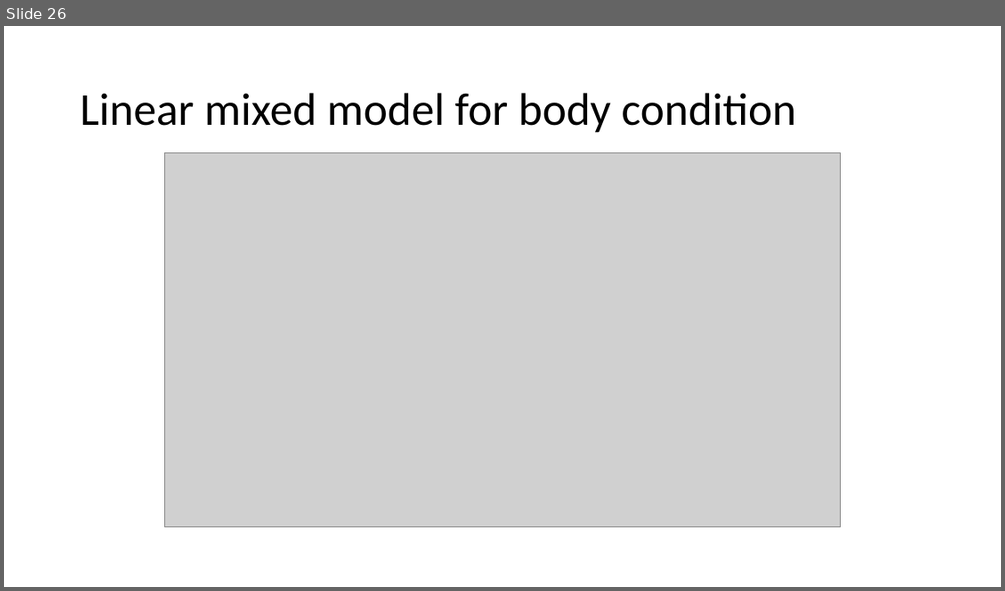
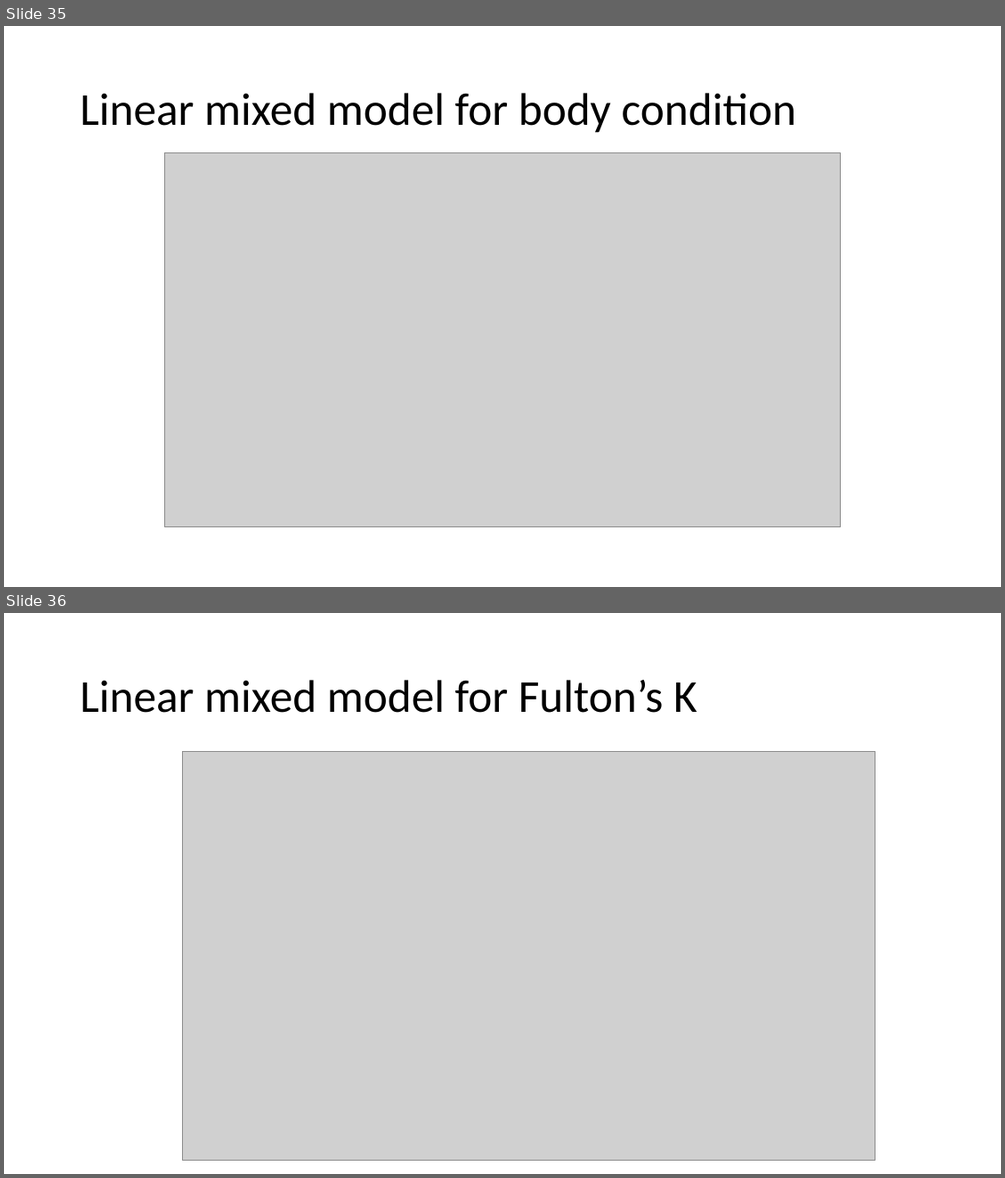
Before and after one commit to NWFSC-OA-lab/krill_size_2019, a slide deck: Krill size plots.pptx. Shown one above the other, each under a label of ours: slide 26 before the commit, slides 35 and 36 after it. The pictures are 1005x591 and 1005x1178 pixels, drawn with LibreOffice and Linux fonts; fonts in the diff are those of the drawing; grey boxes stand for pictures. Boxes give left, top, right and bottom in pixels: in the first picture for what was removed or moved away, otherwise in the second. Text is boxed around its words. In the diff, an @@ line names an element or a change of style, - is before the commit and + after.

Commit message:
Fully updated Fulton's K stats

```diff
--- a/Krill size plots.pptx
+++ b/Krill size plots.pptx
@@ slide 36 added at (4, 613, 1001, 1174), background #FFFFFF @@
@@ title added at (80, 680, 697, 713), 44 pt, text #000000 @@
+Linear mixed model for Fulton’s K
@@ picture added at (183, 751, 875, 1159) @@
@@ what was slide 26 is now slide 35 @@
```
Also in this commit, not shown: 2 slides changed, 9 other slides added, 2 other files.
